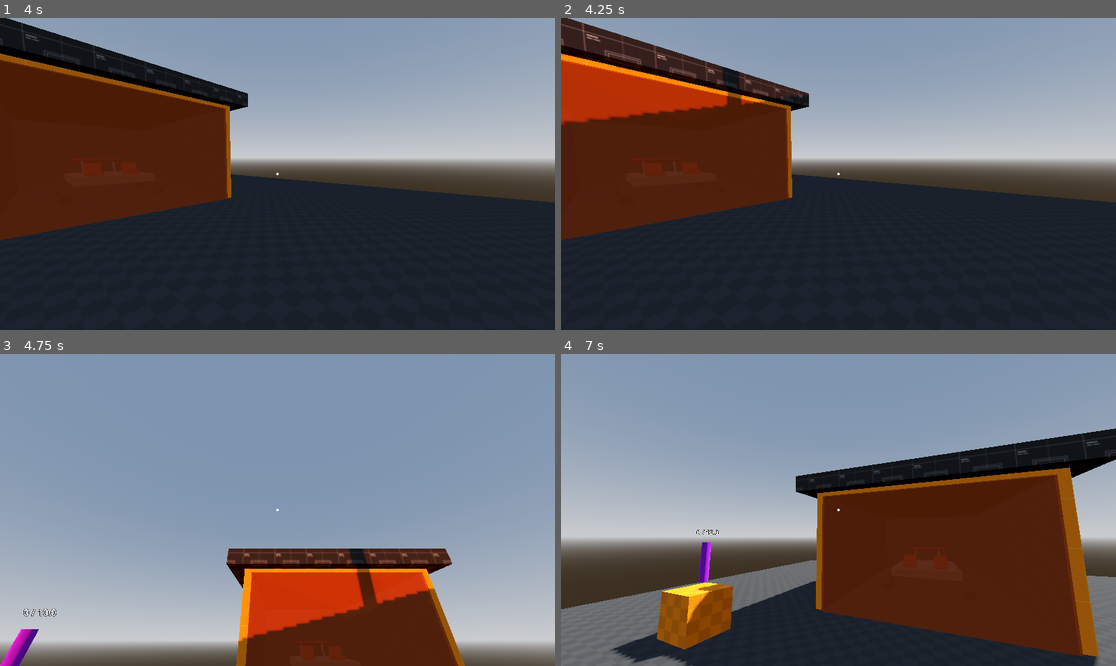
Above: before the commit, frames 1-4 (two rows, left to right).
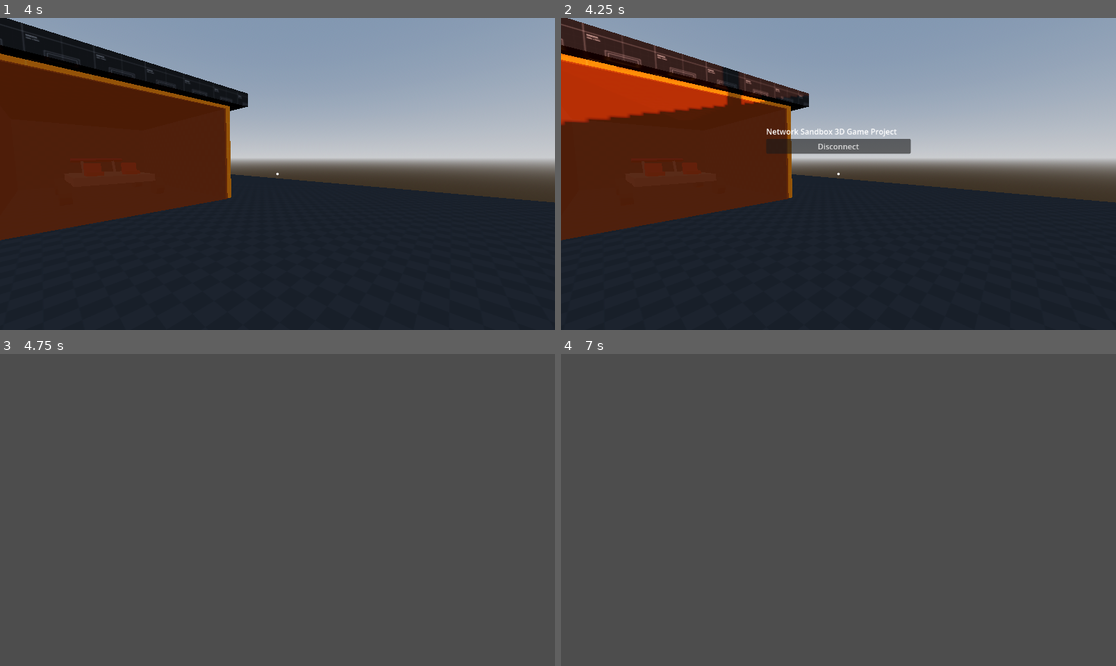
Above: after the commit, the same moments.

Repository: robb83/godot-multiplayer-sandbox-3d
Game: Godot game, scene res://scenes/levels/endless_trip.tscn
Two runs of this game, one before a commit and one after it. Both use one fixed random seed, a clock stepped at 60 frames per second and the inputs below. This scene is started directly instead of the project's main scene. Sound files missing from this copy of the repository are replaced by a short silence.
Inputs (mouse positions are in pixels of both pictures, inside the frame that each line leads up to):
- Up to frame 1 (4 s): move the mouse to (305, 174) at 0.52 s; hold P (admin_time_speedup) from 0.53 s (still down); click (305, 174) at 0.6 s; tap Space (move_jump) at 0.77, 1.52, 3.02, 3.77 s; move the mouse to (249, 174) at 1.27 s; right-click (249, 174) at 1.35 s; move the mouse to (288, 167) at 2.02 s; hold Ctrl (move_crouch) 2.03-2.78 s; tap Enter at 2.75 s; move the mouse to (271, 180) at 2.77 s; tap Shift (move_run) at 2.85 s; move the mouse to (316, 177) at 3.52 s; tap F (vehicle_hazard) at 3.6 s
- Up to frame 2 (4.25 s): keep holding P (admin_time_speedup); tap Escape (menu) at 4.15 s
- Up to frame 3 (4.75 s): release P (admin_time_speedup) at 4.25 s; click (277, 481) at 4.25 s, where only the run after the commit has a clickable "Disconnect"
- Up to frame 4 (7 s): move the mouse to (794, 506) at 5.02 s; hold P (admin_time_speedup) 5.03-6.53 s; tap K (vehicle_highbeam) at 5.1 s; tap Space (move_jump) at 5.27, 6.77 s; move the mouse to (844, 510) at 5.77 s; hold H (vehicle_horn) 5.78-6.53 s; move the mouse to (816, 503) at 6.52 s; hold D (move_right) from 6.53 s (still down); tap L (vehicle_lights) at 6.6 s

Frame 1 is identical in both runs. In frame 2, 1.5% of the frame differs, in the area x 37-64%, y 35-44%; in frame 3, 98%, in the area x 0-100%, y 0-100%; in frame 4, 98%.

Commit message:
refactor: introduce G.trace, options menu control passed to world

Diff:
--- a/scenes/levels/endless_trip.gd
+++ b/scenes/levels/endless_trip.gd
@@ -1,5 +1,6 @@
 extends Node3D
 
+@onready var options: Control = $UI/Options
 @onready var player_spawner: PlayerSpawner = $PlayerSpawner
 @onready var chunk_manager: EndlessChunkManager = $ChunkManager
 @onready var players: Node3D = $ChunkManager/Players
@@ -12,7 +13,7 @@
 const SPAWN_RANDOM := 3.0
 
 func _ready():
-	print("[%s] %s _ready" % [multiplayer.get_unique_id(), self.name])
+	G.trace("_ready %s", self.name)
 	player_spawner.spawn_function = _handle_player_spawn
 	Input.mouse_mode = Input.MOUSE_MODE_CAPTURED
 
@@ -29,8 +30,18 @@
 func _exit_tree() -> void:
 	GameState.current_world = null
 
+func _input(_event: InputEvent) -> void:
+	if Input.is_action_just_pressed("menu"):
+		options.visible = not options.visible
+		GameState.menu_visible = options.visible
+
+		if options.visible:
+			Input.mouse_mode = Input.MOUSE_MODE_VISIBLE
+		else:
+			Input.mouse_mode = Input.MOUSE_MODE_CAPTURED
+
 func _handle_player_spawn(player_peer_id, player_position):
-	print("[%s] _handle_player_spawn: %s %s" % [multiplayer.get_unique_id(), player_peer_id, player_position])
+	G.trace("_handle_player_spawn: %s %s", player_peer_id, player_position)
 
 	var character = player_template.instantiate()
 	character.player_peer_id = player_peer_id
@@ -45,7 +56,7 @@
 	return character
 
 func add_player(id: int):
-	print("[%s] add_player " % [multiplayer.get_unique_id()])
+	G.trace("add_player %s", id)
 	G.set_synchronizers_visibility_for(day_night_cycle, id, true)
 	var dir := Vector2.from_angle(randf() * 2 * PI)
 	var pos := SPAWN_POINT + Vector3(dir.x, 0.0, dir.y) * SPAWN_RANDOM
@@ -57,7 +68,7 @@
 	players.get_node(str(id)).queue_free()
 
 func set_current_player(player : Player):
-	print("[%s] set_current_player: %s" % [multiplayer.get_unique_id(), player.player_peer_id])
+	G.trace("set_current_player: %s", str(player.player_peer_id) if player else "null")
 	chunk_manager.set_player(player)
 
 func get_player_by_peer(peer_id):
--- a/scenes/levels/endless_trip.tscn
+++ b/scenes/levels/endless_trip.tscn
@@ -3,6 +3,7 @@
 [ext_resource type="Script" uid="uid://bsyxh02gqd0eb" path="res://scenes/levels/endless_trip.gd" id="1_2pucn"]
 [ext_resource type="Script" uid="uid://d0lxw4v3rqjtc" path="res://scripts/player_spawner.gd" id="2_a4byc"]
 [ext_resource type="Script" uid="uid://dgjmbcyaafigc" path="res://scripts/day_night_cycle.gd" id="2_by6k3"]
+[ext_resource type="PackedScene" uid="uid://bxisdy1amst25" path="res://scenes/ui/menu_options.tscn" id="2_eb8yo"]
 [ext_resource type="Script" uid="uid://b6k1du7261ne8" path="res://scripts/endless_chunk_manager.gd" id="3_by6k3"]
 [ext_resource type="PackedScene" uid="uid://c20jwf7rv8lba" path="res://scenes/levels/endless_chunks/endless_trip_chunk.tscn" id="4_1alcj"]
 [ext_resource type="PackedScene" uid="uid://dl4nxm4kyp1t" path="res://scenes/levels/endless_chunks/endless_trip_chunk_start.tscn" id="5_1alcj"]
@@ -27,6 +28,11 @@
 
 [node name="EndlessTrip" type="Node3D" unique_id=1451109701]
 script = ExtResource("1_2pucn")
+
+[node name="UI" type="CanvasLayer" parent="." unique_id=801181370]
+
+[node name="Options" parent="UI" unique_id=967372395 instance=ExtResource("2_eb8yo")]
+visible = false
 
 [node name="PlayerSpawner" type="Node" parent="." unique_id=293186575 node_paths=PackedStringArray("player_container")]
 script = ExtResource("2_a4byc")
--- a/scenes/levels/map_001.gd
+++ b/scenes/levels/map_001.gd
@@ -3,6 +3,7 @@
 #@onready var player_template2 = preload("res://huge_mesh.tres")
 @onready var player_template = preload("res://objects/player.tscn")
 @onready var pickable_01 = preload("res://objects/pickable_03.tscn")
+@onready var options: Control = $UI/Options
 
 @onready var player_container: Node3D = $Players
 @onready var static_objects: Node3D = $StaticObjects
@@ -13,6 +14,7 @@
 const SPAWN_RANDOM := 5.0
 
 func _ready():
+	G.trace("_ready %s", self.name)
 	Input.mouse_mode = Input.MOUSE_MODE_CAPTURED
 	player_spawner.spawn_function = _handle_player_spawn
 
@@ -37,8 +39,18 @@
 func _exit_tree() -> void:
 	GameState.current_world = null
 
+func _input(_event: InputEvent) -> void:
+	if Input.is_action_just_pressed("menu"):
+		options.visible = not options.visible
+		GameState.menu_visible = options.visible
+
+		if options.visible:
+			Input.mouse_mode = Input.MOUSE_MODE_VISIBLE
+		else:
+			Input.mouse_mode = Input.MOUSE_MODE_CAPTURED
+
 func _handle_player_spawn(player_peer_id, player_position):
-	print("[%s] _handle_player_spawn: %s" % [multiplayer.get_unique_id(), str([player_peer_id, player_position])])
+	G.trace("_handle_player_spawn: %s", str([player_peer_id, player_position]))
 
 	var character = player_template.instantiate()
 	character.player_peer_id = player_peer_id
@@ -53,7 +65,7 @@
 	return character
 
 func add_player(id: int):
-	print("[%s] add_player: %s" % [multiplayer.get_unique_id(), id])
+	G.trace("add_player: %s", id)
 	var dir := Vector2.from_angle(randf() * 2 * PI)
 	var pos := Vector3(dir.x * SPAWN_RANDOM * randf(), 0, dir.y * SPAWN_RANDOM * randf())
 	player_spawner.spawn(id, pos)
@@ -64,16 +76,7 @@
 		player.queue_free()
 
 func set_current_player(player : Player):
-	if multiplayer.has_multiplayer_peer():
-		if player:
-			print("[%s] set_current_player: %s" % [multiplayer.get_unique_id(), player.player_peer_id])
-		else:
-			print("[%s] set_current_player: null" % [multiplayer.get_unique_id()])
-	else:
-		if player:
-			print("[no_peer] set_current_player: %s" % [player.player_peer_id])
-		else:
-			print("[no_peer] set_current_player: null")
+	G.trace("set_current_player: %s", str(player.player_peer_id) if player else "null")
 
 func get_player_by_peer(peer_id):
 	return player_container.get_node(str(peer_id)) if player_container.has_node(str(peer_id)) else null
--- a/scenes/levels/map_001.tscn
+++ b/scenes/levels/map_001.tscn
@@ -16,6 +16,7 @@
 [ext_resource type="PackedScene" uid="uid://crclfbh4hxcc5" path="res://objects/vehicle_car.tscn" id="9_rjccc"]
 [ext_resource type="PackedScene" uid="uid://bm5nwxv6k38v2" path="res://objects/pickable_03.tscn" id="9_y8wi5"]
 [ext_resource type="PackedScene" uid="uid://di8boooqu3i71" path="res://objects/pickable_04.tscn" id="10_fau81"]
+[ext_resource type="PackedScene" uid="uid://bxisdy1amst25" path="res://scenes/ui/menu_options.tscn" id="17_vsfk1"]
 
 [sub_resource type="ProceduralSkyMaterial" id="ProceduralSkyMaterial_p83bx"]
 sky_horizon_color = Color(0.66224277, 0.6717428, 0.6867428, 1)
@@ -55,6 +56,11 @@
 
 [node name="Map001" type="Node3D" unique_id=114530484]
 script = ExtResource("1_p83bx")
+
+[node name="UI" type="CanvasLayer" parent="." unique_id=843414749]
+
+[node name="Options" parent="UI" unique_id=967372395 instance=ExtResource("17_vsfk1")]
+visible = false
 
 [node name="PlayerSpawner" type="Node" parent="." unique_id=1708772090 node_paths=PackedStringArray("player_container")]
 script = ExtResource("2_l2c4s")
--- a/scenes/main.gd
+++ b/scenes/main.gd
@@ -1,7 +1,6 @@
 extends Node
 
 @onready var worlds: Node = $Worlds
-@onready var menu_options: Control = $MenuOptions
 @onready var main_menu: Control = $MainMenu
 @onready var menu_loading: Control = $MenuLoading
 
@@ -12,16 +11,7 @@
 	Network.state_changed.connect(_on_network_state_changed)
 	Network.peer_connected.connect(_peer_connected)
 
-func _input(_event: InputEvent) -> void:
-	if Network.state != Network.NetworkState.NOT_CONNECTED and Input.is_action_just_pressed("menu") and not menu_loading.visible:
-		menu_options.visible = not menu_options.visible
-		if menu_options.visible:
-			Input.mouse_mode = Input.MOUSE_MODE_VISIBLE
-		else:
-			Input.mouse_mode = Input.MOUSE_MODE_CAPTURED
-
 func _process(_delta: float) -> void:
-	GameState.menu_visible = menu_options.visible or main_menu.visible or menu_loading.visible
 
 	if loading_scene:
 		var scene_path = loading_scene
@@ -42,12 +32,11 @@
 				loading_scene = null
 				menu_loading.hide()
 				Network.network_disconnect()
-				printerr("FAILED")
+				printerr("Resource loading failed.")
 
 func _on_network_state_changed(state):
 	if state == Network.NetworkState.NOT_CONNECTED:
 		current_peer_id = -1
-		menu_options.hide()
 		main_menu.show()
 		menu_loading.hide()
 		Input.mouse_mode = Input.MOUSE_MODE_VISIBLE
@@ -72,7 +61,7 @@
 
 @rpc("authority", "call_local")
 func load_world(scene):
-	print("[%s]: load_world: %s" % [multiplayer.get_unique_id(), scene])
+	G.trace("load_world: %s", scene)
 
 	var err = ResourceLoader.load_threaded_request(scene)
 	if err == OK:
--- /dev/null
+++ b/scenes/ui/menu_loading.gd
@@ -0,0 +1,10 @@
+extends Control
+
+@onready var button_disconnect: Button = $MarginContainer/VBoxContainer/MarginContainer/ButtonDisconnect
+
+func _process(_delta):
+	button_disconnect.visible = GameState.current_world != null
+
+func _on_button_disconnect_pressed() -> void:
+	AudioManager.play_click()
+	Network.network_disconnect()
--- a/scenes/ui/menu_loading.tscn
+++ b/scenes/ui/menu_loading.tscn
@@ -1,4 +1,6 @@
 [gd_scene format=3 uid="uid://dgcnhuxgal8e1"]
+
+[ext_resource type="Script" uid="uid://dispmwe6ulkv4" path="res://scenes/ui/menu_loading.gd" id="1_dhyaj"]
 
 [node name="MenuLoading" type="Control" unique_id=1364446812]
 layout_mode = 3
@@ -7,6 +9,7 @@
 anchor_bottom = 1.0
 grow_horizontal = 2
 grow_vertical = 2
+script = ExtResource("1_dhyaj")
 
 [node name="MarginContainer" type="MarginContainer" parent="." unique_id=1894728483]
 layout_mode = 1
@@ -36,3 +39,13 @@
 show_percentage = false
 indeterminate = true
 editor_preview_indeterminate = false
+
+[node name="MarginContainer" type="MarginContainer" parent="MarginContainer/VBoxContainer" unique_id=1354860887]
+layout_mode = 2
+theme_override_constants/margin_top = 10
+
+[node name="ButtonDisconnect" type="Button" parent="MarginContainer/VBoxContainer/MarginContainer" unique_id=2109677162]
+layout_mode = 2
+text = "Disconnect"
+
+[connection signal="pressed" from="MarginContainer/VBoxContainer/MarginContainer/ButtonDisconnect" to="." method="_on_button_disconnect_pressed"]
--- a/scenes/ui/menu_options.gd
+++ b/scenes/ui/menu_options.gd
@@ -1,4 +1,5 @@
 extends Control
 
 func _on_button_disconnect_pressed() -> void:
+	AudioManager.play_click()
 	Network.network_disconnect()
--- a/scenes/ui/menu_statistics.gd
+++ b/scenes/ui/menu_statistics.gd
@@ -12,15 +12,16 @@
 func update_peers():
 	var peer = multiplayer.get_multiplayer_peer()
 	if peer != null and is_instance_valid(peer) and peer is ENetMultiplayerPeer:
+		var peers = multiplayer.get_peers()
 		var enet_peer = peer as ENetMultiplayerPeer
 		var enet_host = enet_peer.host
 		if enet_host:
 			var total_received_data = enet_host.pop_statistic(ENetConnection.HOST_TOTAL_RECEIVED_DATA)
 			var total_sent_data = enet_host.pop_statistic(ENetConnection.HOST_TOTAL_SENT_DATA)
 
-			label_network.text = "In: %d Kb, Out: %d Kb (%s)" % [
+			label_network.text = "In: %d Kb, Out: %d Kb (%s, peers: %s, hosts: %s)" % [
 				total_received_data / 1024.0,  total_sent_data / 1024.0,
-				"server" if multiplayer.is_server() else "client"]
+				"server" if multiplayer.is_server() else "client", peers.size(), enet_host.get_peers().size()]
 
 			return
 
--- a/scripts/endless_chunk_manager.gd
+++ b/scripts/endless_chunk_manager.gd
@@ -47,7 +47,7 @@
 		object_container.child_entered_tree.connect(_object_entered)
 
 func _object_entered(node : Node):
-	#print("_object_entered = %s" % node.name)
+	#G.trace("_object_entered = %s", node.name)
 	var chunk_index = get_chunk_index(node.position.z)
 	if chunk_players.has(chunk_index):
 		for peer_id in chunk_players[chunk_index].keys():
@@ -58,7 +58,7 @@
 					node.visible = true
 
 func _object_exiting(node : Node):
-	#print("_object_exiting = %s" % node.name)
+	#G.trace("_object_exiting = %s", node.name)
 	object_storage.update_object(int(node.name), node.scene_file_path, node.position, node.rotation)
 	object_players.erase(int(node.name))
 
@@ -74,7 +74,7 @@
 	var pos = data[2]
 	var rot = data[3]
 
-	#print("[%s] _spawn_function %s" % [multiplayer.get_unique_id(), str(data)])
+	#G.trace("_spawn_function %s", str(data))
 
 	var object = load(scene).instantiate()
 	object.name = str(id)
@@ -87,7 +87,7 @@
 	return object
 
 func spawn_dynamic_object(scene_path, pos, rot):
-	#print("[%s] spawn_dynamics_object %s, %s" % [multiplayer.get_unique_id(), str(scene_path), pos])
+	#G.trace("spawn_dynamics_object %s, %s", str(scene_path), pos)
 
 	#TODO: object type id
 
@@ -165,7 +165,7 @@
 			_remove_chunk(key)
 
 func _remove_chunk(index):
-	print("[%s] _remove_chunk: %s" % [multiplayer.get_unique_id(), index])
+	G.trace("_remove_chunk: %s", index)
 
 	_unload_object_from_chunk(index)
 
@@ -176,7 +176,7 @@
 		chunk_removed.rpc_id(G.SERVER_PEER_ID, index)
 
 func _spawn_chunk(index):
-	print("[%s] _spawn_chunk: %s" % [multiplayer.get_unique_id(), index])
+	G.trace("_spawn_chunk: %s", index)
 
 	var chunk = start_scene.instantiate() if index == 0 else chunk_scene.instantiate()
 	chunk.name = str(index)
@@ -203,7 +203,7 @@
 	if not multiplayer.is_server():
 		return
 
-	print("[%s] chunk_loaded: %s, %s" % [multiplayer.get_unique_id(), peer_id, chunk])
+	G.trace("chunk_loaded: %s, %s", peer_id, chunk)
 
 	if not spawned_chunks.has(chunk):
 		_spawn_chunk(chunk)
@@ -216,7 +216,7 @@
 		return
 
 	var peer_id = multiplayer.get_remote_sender_id()
-	print("[%s] chunk_removed: %s, %s" % [multiplayer.get_unique_id(), peer_id, chunk])
+	G.trace("chunk_removed: %s, %s", peer_id, chunk)
 
 	_set_chunk_visiblity_for(peer_id, chunk, false)
 
@@ -244,11 +244,11 @@
 		G.set_synchronizers_visibility_for(spawned_chunks[chunk_index], peer_id, true)
 
 func _unload_object_from_chunk(_index):
-	#print("[%s] _unload_object_from_chunk: %s" % [multiplayer.get_unique_id(), index])
+	#G.trace("_unload_object_from_chunk: %s", index)
 	pass
 
 func _load_object_from_storage(index):
-	print("[%s] _load_object_from_storage: %s" % [multiplayer.get_unique_id(), index])
+	G.trace("_load_object_from_storage: %s", index)
 	var items = object_storage.get_objects(index * chunk_length, 0)
 	for i in items:
 		var id = str(i.id)
--- a/scripts/g.gd
+++ b/scripts/g.gd
@@ -2,6 +2,10 @@
 
 const SERVER_PEER_ID : int = 1
 const SHARED_SECRET : String = "GodotMultiplayerSandbox3D"
+
+func trace(message : String, ...args:Array):
+	var header = "[%s] " % multiplayer.get_unique_id()
+	print(header, message % args)
 
 func set_synchronizers_visibility_for(root: Node, peer_id : int, value: bool) -> void:
 	if !is_instance_valid(root):
--- a/scripts/game_state.gd
+++ b/scripts/game_state.gd
@@ -49,7 +49,7 @@
 
 @rpc("any_peer")
 func client_ready_remote():
-	print("[%s] client_ready %s" % [multiplayer.get_unique_id(), multiplayer.get_remote_sender_id()])
+	G.trace("client_ready %s", multiplayer.get_remote_sender_id())
 	if multiplayer.is_server():
 		var peer_id = multiplayer.get_remote_sender_id()
 		peers_ready[peer_id] = true
--- a/scripts/network.gd
+++ b/scripts/network.gd
@@ -27,25 +27,25 @@
 	multiplayer.auth_callback = _authenticator
 
 func _authenticator(id, data):
-	print("[%s] _authenticator: %s" % [current_id, id])
+	G.trace("_authenticator: %s", id)
 
 	if multiplayer.is_server():
 		if password:
 			if G.compare_auth_message(crypto, current_id, id, password, data):
 				multiplayer.complete_auth(id)
-				print("[%s] authenticate accepted: %s" % [current_id, id])
+				G.trace("authenticate accepted: %s", id)
 		else:
 			multiplayer.complete_auth(id)
-			print("[%s] authenticate accepted: %s" % [current_id, id])
+			G.trace("authenticate accepted: %s", id)
 
 func _authenticating_failed(id):
-	print("[%s] _authenticating_failed: %s" % [current_id, id])
+	G.trace("_authenticating_failed: %s", id)
 
 	if not multiplayer.is_server():
 		_set_state(NetworkState.AUTH_FAILED)
 
 func _authenticating(id):
-	print("[%s] _authenticating: %s" % [current_id, id])
+	G.trace("_authenticating: %s", id)
 
 	if multiplayer.is_server():
 		if not password:
@@ -56,7 +56,7 @@
 			multiplayer.send_auth(id, G.create_auth_message(crypto, id, current_id, password))
 			multiplayer.complete_auth(id)
 			password = null
-			print("[%s] authentication sent" % [current_id])
+			G.trace("authentication sent")
 		else:
 			multiplayer.complete_auth(id)
 
@@ -88,7 +88,7 @@
 	return err
 
 func network_disconnect():
-	print("[%s] network_disconnect" % [current_id])
+	G.trace("network_disconnect")
 	multiplayer.set_multiplayer_peer(null)
 	_set_state(NetworkState.NOT_CONNECTED)
 
@@ -96,25 +96,25 @@
 	multiplayer.get_multiplayer_peer().disconnect_peer(peer_id)
 
 func _peer_connected(id: int) -> void:
-	print("[%s] _player_connected = %d" % [current_id, id])
+	G.trace("_player_connected = %d", id)
 	peer_connected.emit(id)
 
 func _peer_disconnected(id: int) -> void:
-	print("[%s] _player_disconnected = %d" % [current_id, id])
+	G.trace("_player_disconnected = %d", id)
 	peer_disconnected.emit(id)
 
 func _on_connected_ok() -> void:
-	print("[%s] _on_connected_ok" % [current_id])
+	G.trace("_on_connected_ok")
 	_set_state(NetworkState.CONNECTED)
 	get_window().title = get_window().title
 
 func _on_connected_fail():
-	print("[%s] _on_connected_fail" % [current_id])
+	G.trace("_on_connected_fail")
 	multiplayer.set_multiplayer_peer(null)
 	_set_state(NetworkState.NOT_CONNECTED)
 
 func _on_server_disconnected():
-	print("[%s] _on_server_disconnected" % [current_id])
+	G.trace("_on_server_disconnected")
 	_set_state(NetworkState.NOT_CONNECTED)
 	disconnected.emit()
 	multiplayer.set_multiplayer_peer(null)
--- a/scripts/player_spawner.gd
+++ b/scripts/player_spawner.gd
@@ -54,15 +54,15 @@
 
 @rpc("authority")
 func player_spawn(peer_id, pos):
-	print("[%s] player_spawn: %s" % [multiplayer.get_unique_id(), peer_id])
+	G.trace("player_spawn: %s", peer_id)
 	var node = spawn_function.call(peer_id, pos)
 	if player_container.get_node_or_null(str(peer_id)):
-		print("[%s] player_spawn: already exists (%s, %s)" % [multiplayer.get_unique_id(), node.name, peer_id])
+		G.trace("player_spawn: already exists (%s, %s)", node.name, peer_id)
 	player_container.add_child(node, true)
 
 @rpc("authority")
 func player_despawn(peer_id):
-	print("[%s] player_despawn: %s" % [multiplayer.get_unique_id(), peer_id])
+	G.trace("player_despawn: %s", peer_id)
 	var node = player_container.get_node_or_null(str(peer_id))
 	if node:
 		node.queue_free()
Not shown, added: scenes/ui/menu_loading.gd.uid
